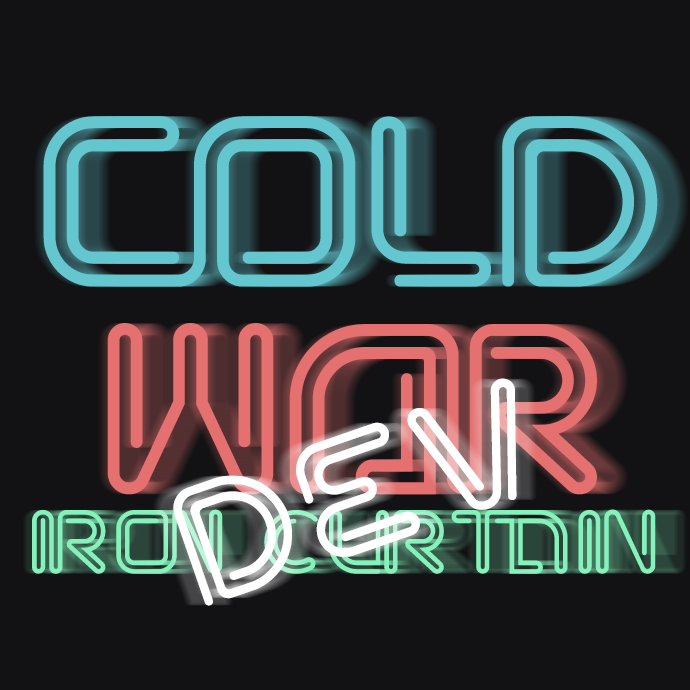
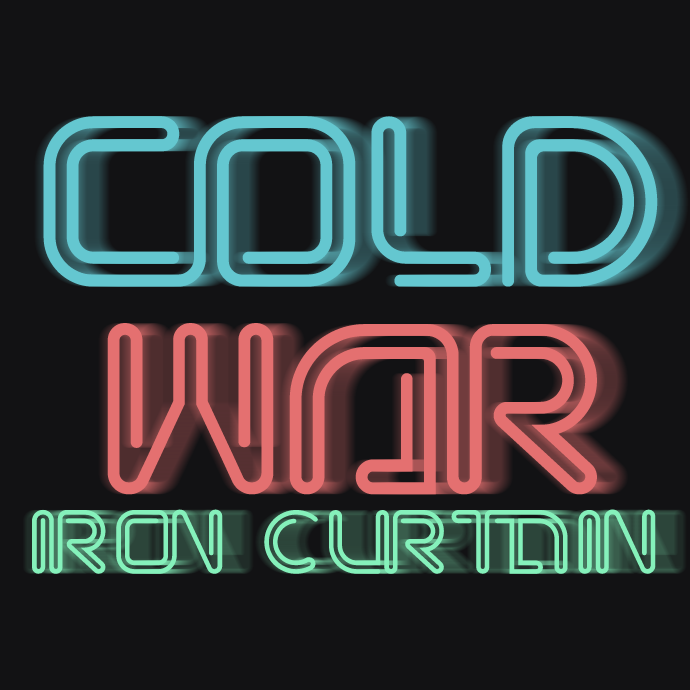
Layers edited between the first and the second 690x690 image:
hid "Dev" (1st of 2) over bbox(153, 378, 537, 606)
hid "Dev" (2nd of 2) over bbox(173, 378, 517, 606)